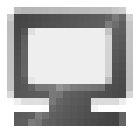
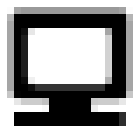
The second 140x140 image is a revision of the first. Changes to its layers:
added group "swap_d_btn_desk" with 2 layers above "swap_m_btn_desk" over [7, 7, 133, 126]
added layer "形狀 3 拷貝" (1st of 2, in "swap_d_btn_desk") in group "swap_d_btn_desk" over [21, 28, 112, 91]
added layer "形狀 5" (1st of 2, in "swap_d_btn_desk") in group "swap_d_btn_desk" over [7, 7, 133, 126]
hid group "swap_d_btn" (2 layers) over [7, 7, 133, 126]
painted on "形狀 3 拷貝" (2nd of 2, in "swap_d_btn") over [21, 28, 112, 91]
painted on "形狀 5" (2nd of 2, in "swap_d_btn") over [7, 7, 133, 126]
